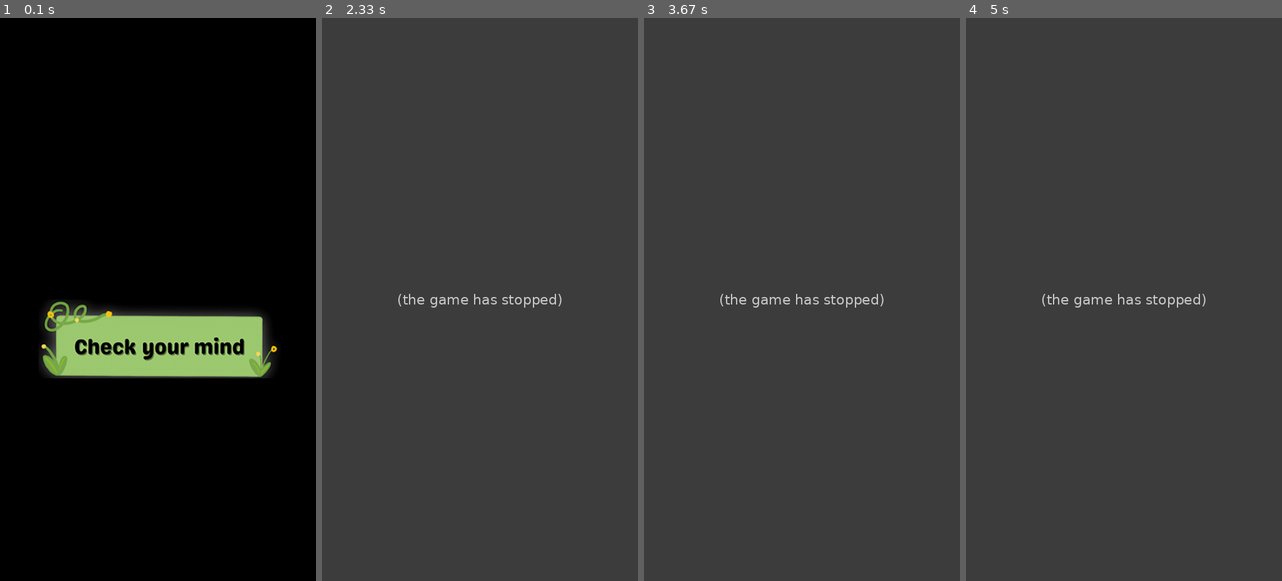
Above: before the commit, frames 1-4 (left to right).
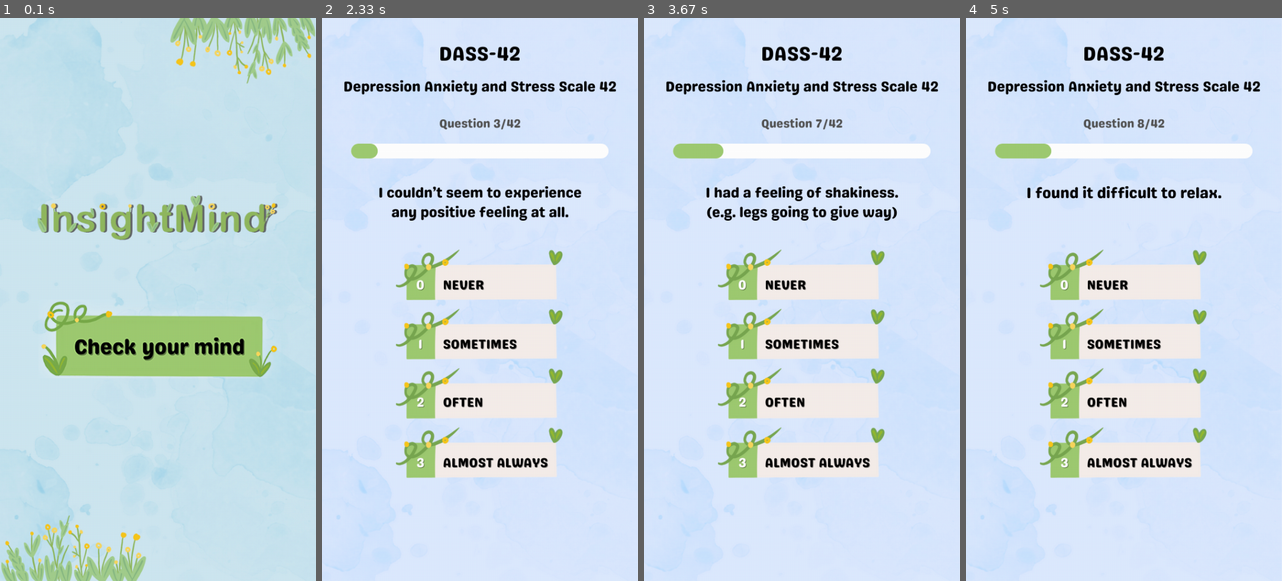
Above: after the commit, the same moments.

Repository: FhaShare/InsightMind
Game: pygame game, started from pygame/InsightMind.py
The game is run twice, just before and just after one commit, with the same random seed, the same clock (stepped at 60 frames per second) and the same inputs.
Inputs (mouse positions are in pixels of both pictures, inside the frame that each line leads up to):
- Up to frame 1 (0.1 s): no input
- Up to frame 2 (2.33 s): click (480, 299) at 0.38 s; click (577, 547) at 0.72 s; click (577, 547) at 1.05 s; click (476, 507) at 1.38 s; click (480, 276) at 1.72 s; click (464, 445) at 2.05 s
- Up to frame 3 (3.67 s): click (884, 389) at 2.38 s; click (865, 254) at 2.72 s; click (884, 248) at 3.05 s; click (802, 333) at 3.38 s
- Up to frame 4 (5 s): click (1136, 276) at 4.72 s

The runs differ from the first frame. In frame 1, 93% of the frame differs, in the area x 0-100%, y 0-100%; in frame 2, 99%; in frame 3, 99%; in frame 4, 100%.
Error before the commit: IndexError: list index out of range (InsightMind.py line 16); the game stopped at 2.1 s (later frames are placeholders)

Commit message:
Logic Testing
Changes made

Co-Authored-By: Fhaungfha Suvannakajorn <143906224+FhaShare@users.noreply.github.com>

Diff:
--- a/pygame/InsightMind.py
+++ b/pygame/InsightMind.py
@@ -3,13 +3,19 @@
 
 def load_questionnaire_images(base_path, prefix, count):
     images = []
+
     for i in range(1, count + 1):
         filename = f"{base_path}/{prefix}_{i}.png"
-        try:
-            image = pygame.image.load(filename).convert_alpha()  # convert_alpha() for better performance with transparency
-            images.append(image)
-        except pygame.error as e:
-            print(f"Failed to load image {filename}: {str(e)}")
+
+        image = pygame.image.load(filename).convert_alpha()
+        images.append(image)
+
+    #for i in range(1, count + 1):
+        #filename = f"{base_path}/{prefix}_{i}.png"
+
+        #image = pygame.image.load(filename).convert_alpha()  # convert_alpha() for better performance with transparency
+        #images.append(image)
+
     return images
 
 def questionnaire_display(screen, current_question_index, responses, dass42List, response_buttons, last_responses, font, back_button, next_button):
@@ -109,7 +115,7 @@
     #Image loading
     # image = pygame.image.load("images/filename.png")
         # Page1: Main Menu
-    main_menu = pygame.image.load('pygame/images/MainMenu.png').convert()
+    main_menu = pygame.image.load('pygame\images\MainMenu.png')
         # Page2: Introduction DASS
     intro_page1 = pygame.image.load('pygame/images/Introduction_DASS.png').convert()
         # Page3: The DASS and Diagnosis
@@ -117,9 +123,9 @@
         #Page4: DassMenu
     dass_menu = pygame.image.load('pygame/images/DassMenu.png').convert()
         #Page5: Dass21 introduction
-    dass21_intro = pygame.image.load('pygame/images/dass21_intro.png').convert()
+    dass21_intro = pygame.image.load('pygame\images\dass21_intro.png').convert()
         #Page6: Dass42 introduction
-    dass42_intro = pygame.image.load('pygame/images/dass42_intro.png').convert()
+    dass42_intro = pygame.image.load('pygame\images\dass42_intro.png').convert()
         #Page7: questionnaire (Use None for dynamic content page)
         #Page8: Result
     result_page = pygame.image.load('pygame/images/result.png').convert()
@@ -164,6 +170,7 @@
     last_responses = [None] * len(dass42List)
 
     current_page = 0
+    questionnair_finish = False
 
     running = True
     while running:
@@ -171,13 +178,17 @@
         screen.fill((0,0,0))
 
         if current_page == 0:
+            screen.blit(main_menu, (0, 0))
+
             # Draw the start button on the main menu
             if main_button.draw(screen):
                 print("Button clicked")  # Debug print
                 current_page = 1  # Move to the second page
 
         # DassMenu page logic
-        elif current_page in [1, 2]:
+        elif current_page == 1:
+            screen.blit(intro_page1, (0, 0))
+
             if back_intro_button.draw(screen):
                 print("Back Button clicked")  # Debug print
                 current_page -= 1  # Move back to the previous pages
@@ -185,34 +196,90 @@
                 print("Next Button clicked")  # Debug print
                 current_page += 1  # Move for to the previous pages
 
+        elif current_page == 2:
+            screen.blit(intro_page2, (0, 0))
+
+            if back_intro_button.draw(screen):
+                print("Back Button clicked")  # Debug print
+                current_page -= 1  # Move back to the previous pages
+            if next_intro_button.draw(screen):
+                print("Next Button clicked")  # Debug print
+                current_page += 1  # Move for to the previous pages
+
         # DassMenu page logic
         elif current_page == 3:
+            screen.blit(dass_menu, (0, 0))
+
             if dass21_button.draw(screen):
                 print("dass21_button clicked")
+                #selectedList = dass21List
                 current_page = 4
             if dass42_button.draw(screen):
                 print("dass42_button clicked")
+                selectedList = dass42List
                 current_page = 5
 
         # DASS introduction
-        elif current_page in [4, 5]:
+        elif current_page == 4:
+            screen.blit(dass21_intro, (0, 0))
+
             if start_button.draw(screen):
                 print("DASS introduction - Button clicked")  # Debug print
                 current_question_index = 0  # Reset the question index to start at the first question
                 current_page = 6  # Move to questionnaire page
 
+        elif current_page == 5:
+            screen.blit(dass42_intro, (0, 0))
+
+            if start_button.draw(screen):
+                print("DASS introduction - Button clicked")  # Debug print
+                current_question_index = 0  # Reset the question index to start at the first question
+                current_page = 6  # Move to questionnaire page
+
         # DASS42 questionnaire display
         if current_page == 6:  # Assuming page 6 is the questionnaire
-            response_made, new_index = questionnaire_display(screen, current_question_index, responses, dass42List, response_buttons, last_responses, font, back_button, next_button)
-            if response_made:
-                if new_index != current_question_index:
-                    current_question_index = new_index
-                else:
-                    current_question_index += 1
-            elif not response_made and new_index != current_question_index:
-                current_question_index = new_index
-            else:
-                current_page = 7  # Proceed to results page after the last question
+
+            screen.blit(selectedList[current_question_index], (0,0))
+
+            if respones0_button.draw(screen):
+                #logice here
+                # respone 1
+                if selectedList[current_question_index] == selectedList[-1]:
+                    questionnair_finish = True
+                else:
+                    current_question_index += 1
+
+            if respones1_button.draw(screen):
+                #logice here
+                #response 2
+                if selectedList[current_question_index] == selectedList[-1]:
+                    questionnair_finish = True
+                else:
+                    current_question_index += 1
+
+            if respones2_button.draw(screen):
+                #logice here
+                if selectedList[current_question_index] == selectedList[-1]:
+                    questionnair_finish = True
+                else:
+                    current_question_index += 1
+
+            if respones3_button.draw(screen):
+                #logice here
+                if selectedList[current_question_index] == selectedList[-1]:
+                    questionnair_finish = True
+                else:
+                    current_question_index += 1
+
+        if questionnair_finish == True:
+            screen.blit(result_page, (0, 0))
+
+            # print result onto screen logic
+            textString = "This is where my result would be"
+
+            ending_text = font.render(textString, True, (0, 0, 0))
+
+            screen.blit(ending_text, (250, 290))
 
 
         for event in pygame.event.get():
--- /dev/null
+++ b/pygame/main.py
@@ -0,0 +1,117 @@
+import pygame
+import buttons
+
+def main():
+    pygame.init()
+    clock = pygame.time.Clock()
+    screen = pygame.display.set_mode((534, 950))
+
+    pygame.display.set_caption("InsightMind")
+
+        #Image loading
+    # image = pygame.image.load("images/filename.png")
+        # Page1: Main Menu
+    main_menu = pygame.image.load('pygame\images\MainMenu.png')
+        # Page2: Introduction DASS
+    intro_page1 = pygame.image.load('pygame/images/Introduction_DASS.png').convert()
+        # Page3: The DASS and Diagnosis
+    intro_page2 = pygame.image.load('pygame/images/DASS_Diagnosis.png').convert()
+        #Page4: DassMenu
+    dass_menu = pygame.image.load('pygame/images/DassMenu.png').convert()
+        #Page5: Dass21 introduction
+    dass21_intro = pygame.image.load('pygame/images/dass21_intro.png').convert()
+        #Page6: Dass42 introduction
+    dass42_intro = pygame.image.load('pygame/images/dass42_intro.png').convert()
+        #Page7: questionnaire (Use None for dynamic content page)
+        #Page8: Result
+    result_page = pygame.image.load('pygame/images/result.png').convert()
+        # List of pages
+    pages = [main_menu, intro_page1, intro_page2, dass_menu, dass21_intro, dass42_intro, None, result_page]
+
+    # Initialize buttons
+        # Button on MainMenu page
+    mainButton_img = pygame.image.load("pygame/images/MainButton.png").convert_alpha()
+    main_button = buttons.Button(65, 474.8, mainButton_img, 1)
+        # Button for navigating pages
+    back_img = pygame.image.load("pygame/images/back.png").convert_alpha()
+    back_intro_button = buttons.Button(291, 860, back_img, 1)
+    back_button = buttons.Button(167, 812, back_img, 1)
+    next_img = pygame.image.load("pygame/images/next.png").convert_alpha()
+    next_intro_button = buttons.Button(395, 860, next_img, 1)
+    next_button = buttons.Button(367, 812, next_img, 1)
+    start_img = pygame.image.load("pygame/images/start_80px.png").convert_alpha()
+    start_button = buttons.Button(206.3, 760, start_img, 1)
+        # Button on DassMenu page
+    dass21_img = pygame.image.load("pygame/images/dass21.png").convert_alpha()
+    dass21_button = buttons.Button(140, 300, dass21_img, 1)
+    dass42_img = pygame.image.load("pygame/images/dass42.png").convert_alpha()
+    dass42_button = buttons.Button(140, 790, dass42_img, 1)
+        # Button for Responses
+    respones0_img = pygame.image.load("pygame/images/response0.png").convert_alpha()
+    respones0_button = buttons.Button(124, 390, respones0_img, 1)
+    respones1_img = pygame.image.load("pygame/images/response1.png").convert_alpha()
+    respones1_button = buttons.Button(124, 490, respones1_img, 1)
+    respones2_img = pygame.image.load("pygame/images/response2.png").convert_alpha()
+    respones2_button = buttons.Button(124, 590, respones2_img, 1)
+    respones3_img = pygame.image.load("pygame/images/response3.png").convert_alpha()
+    respones3_button = buttons.Button(124, 690, respones3_img, 1)
+    response_buttons = [respones0_button, respones1_button, respones2_button, respones3_button]
+
+    current_page = 0
+
+    running = True
+    while running:
+        # Clear the screen
+        screen.fill((0,0,0))
+
+        if current_page == 0:
+            screen.blit(main_menu, (0, 0))
+
+            # Draw the start button on the main menu
+            if main_button.draw(screen):
+                print("Button clicked")  # Debug print
+                current_page = 1  # Move to the second page
+
+        # DassMenu page logic
+        elif current_page == 1:
+            screen.blit(intro_page1, (0, 0))
+
+            if back_intro_button.draw(screen):
+                print("Back Button clicked")  # Debug print
+                current_page -= 1  # Move back to the previous pages
+            if next_intro_button.draw(screen):
+                print("Next Button clicked")  # Debug print
+                current_page += 1  # Move for to the previous pages
+
+        elif current_page == 2:
+            screen.blit(intro_page2, (0, 0))
+
+            if back_intro_button.draw(screen):
+                print("Back Button clicked")  # Debug print
+                current_page -= 1  # Move back to the previous pages
+            if next_intro_button.draw(screen):
+                print("Next Button clicked")  # Debug print
+                current_page += 1  # Move for to the previous pages
+
+        # DassMenu page logic
+        elif current_page == 3:
+            screen.blit(dass_menu, (0, 0))
+
+            if dass21_button.draw(screen):
+                print("dass21_button clicked")
+                current_page = 4
+            if dass42_button.draw(screen):
+                print("dass42_button clicked")
+                current_page = 5
+
+        for event in pygame.event.get():
+            if event.type == pygame.QUIT:
+                running = False
+
+        pygame.display.update()
+        clock.tick(60)
+
+    pygame.quit()
+
+if __name__ == "__main__":
+    main()
